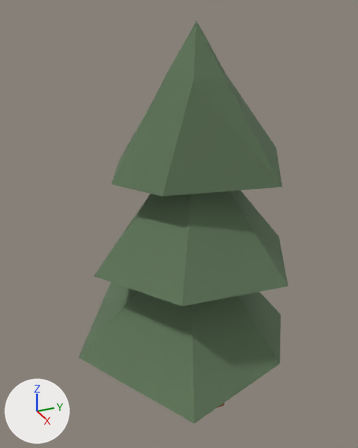
Before and after pictures for a commit that changed the Blender file assets/others/tree_pine.blend.
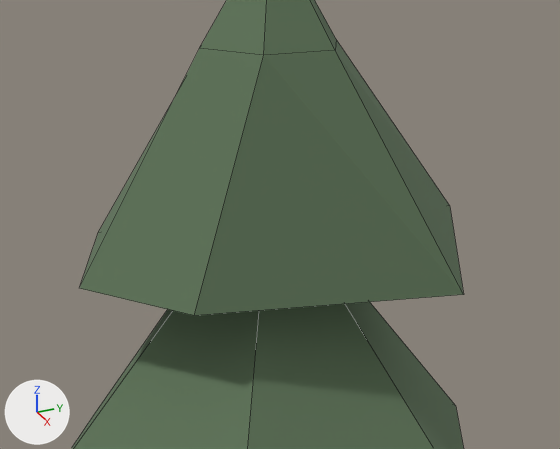
The first picture shows the older version from a 50 mm camera at (9.1, -4.46, 9.4) aimed at (-0.31, -0.23, 4.69). The close-ups show the older and then the newer version on the part from 21% to 91% of the width and 12% to 57% of the height of that picture. Only the edits that show in the close-ups are written down. Every picture has the same lights, and +X, +Y and +Z are marked at lower left. The close-ups show mesh edges as thin lines.
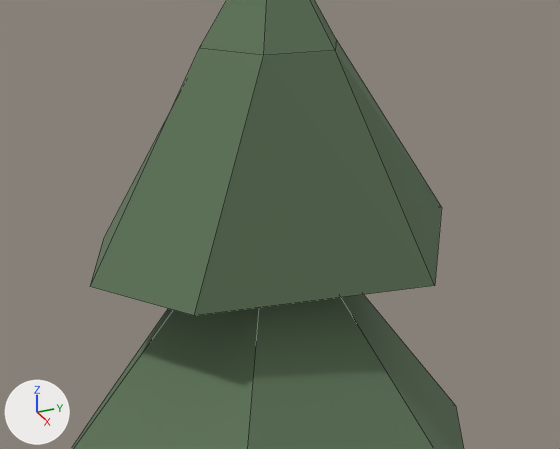
What changed in the scene script:
```text
Change me_cylinder_002:
    used by ob_cylinder_002; location = (0.0, 0.0, 4.0)
    remove me_cylinder_002.from_pydata(...)  # 13 vertices, 13 faces; spans x -1.54..1.54, y -1.85..2.05, z 2.0..5.0
    add me_cylinder_002.from_pydata(...)  # 13 vertices, 13 faces; spans x -1.34..1.24, y -1.75..1.95, z 2.0..5.0
    me_cylinder_002 part 1
    me_cylinder_002.vertices[0].co: (0.0, 2.05, 2.3) -> (0.0, 1.95, 2.3)  # pixel (449, 205) -> pixel (441, 207)
    me_cylinder_002.vertices[2].co: (1.54, 1.18, 2.0) -> (1.24, 1.08, 2.0)  # pixel (463, 294) -> pixel (434, 285)
    me_cylinder_002.vertices[6].co: (0.0, -1.85, 2.0) -> (0.0, -1.75, 2.0)  # pixel (79, 288) -> pixel (90, 286)
    me_cylinder_002.vertices[8].co: (-1.54, -1.18, 2.0) -> (-1.34, -1.18, 2.0)  # pixel (98, 232) -> pixel (104, 237)
    me_cylinder_002.vertices[10].co: (-1.54, 1.18, 2.0) -> (-1.14, 1.18, 2.0)
```

Where the change shows, as pixel boxes (x1, y1, x2, y2) in the close-ups (560 x 449 px; the box of a moved part takes in the faces that stretch with it):
'Cylinder.002', reshaped: before (80, 0, 464, 316); after (90, 0, 442, 316)
part 1 of me_cylinder_002, moved or reshaped: before (80, 48, 464, 315); after (90, 49, 442, 315)
